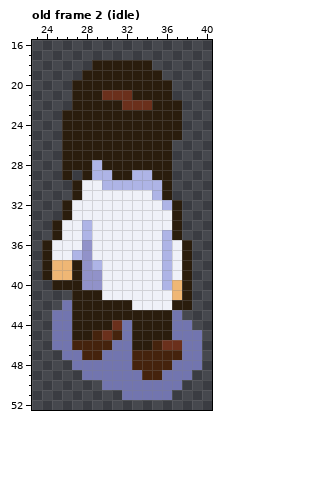
Pixel-art file: assets/ui/sprites/player.ase. This is how it looked before the edit.
64x64 pixels, 2 frames. Shown: old frame 2 (idle): x 23..40, y 16..52. The commit also changed other frames, which this record leaves out.
The same view after the edit:
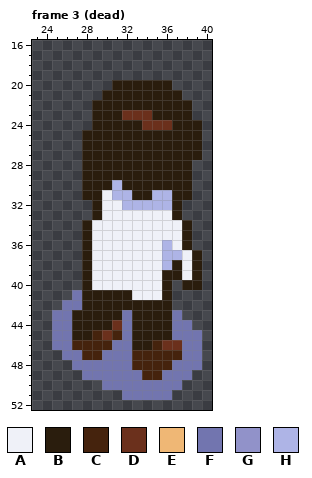
Palette (. is transparent): A #eff1f8  B #2a1d0d  C #45230d  D #6b301c  E #efb775  F #7275af  G #9192c9  H #aeb4e6
A new or re-ordered frame is compared with the old frame closest to it.
The edit:
frames 2 -> 4
Frame 3 (dead) is new; against old frame 2 (idle), layer "person":
Colour B gives way to colour A in rows 34 to 35 at x 37; in rows 37 to 39 at x 38.
Colour G gives way to colour A in rows 39 to 40 at x 29.
Colour H gives way to colour A in row 35 at x 36; in row 38 at x 29.
The edit adds colour B in row 21 at x 37; in rows 22 to 23 at x 38; in rows 24 to 25 at x 38 to 39; in rows 26 to 27 at x 37 to 39; in rows 28 to 31 at x 37 to 38; in rows 34 to 35 at x 38.
The edit adds colour B in rows 37 to 40 at x 39.
Colour A gives way to colour B in row 30 at x 28 to 29; in row 31 at x 28 to 29 and 33 to 34; in rows 32 to 33 at x 29; in rows 38 to 39 at x 37; in row 41 at x 30 to 32 and 36; in row 42 at x 33 to 36.
Colour D gives way to colour B in row 21 at x 30 to 32; in row 22 at x 32 to 34.
Colour G gives way to colour B in rows 36 to 40 at x 28.
Colour H gives way to colour B in row 28 at x 29; in row 29 at x 29 to 30 and 33 to 34; in row 30 at x 30 and 32 to 35; in rows 34 to 35 at x 28; in rows 39 to 40 at x 36.
Colour B gives way to colour D in row 23 at x 32 to 34; in row 24 at x 34 to 36.
Colour B gives way to colour F in rows 41 to 42 at x 27; in row 43 at x 32.
Colour A gives way to colour H in row 31 at x 31 to 32; in row 32 at x 32 to 35; in row 37 at x 37.
Colour B gives way to colour H in row 31 at x 36.
Colour A is removed in rows 32 to 33 at x 27 to 28; in rows 34 to 35 at x 26 to 27; in row 36 at x 25 to 27; in row 37 at x 25 to 26.
Colour B is removed in row 18 at x 29 to 34; in row 19 at x 28 to 35; in row 20 at x 27 to 30; in row 21 at x 27 to 29; in row 22 at x 27 to 28; in rows 23 to 24 at x 26 to 28.
Colour B is removed in rows 25 to 28 at x 26 to 27; in row 29 at x 26; in rows 30 to 31 at x 27; in rows 32 to 33 at x 26; in rows 34 to 35 at x 25; in rows 36 to 37 at x 24.
Colour B is removed in rows 38 to 39 at x 24 and 27; in row 40 at x 25 to 27; in row 41 at x 38; in row 42 at x 37 to 38.
Colour E is removed in rows 38 to 39 at x 25 to 26; in rows 40 to 41 at x 37.
Colour H is removed in row 37 at x 27.
Where, in picture pixels (left, top, right, bottom), the same in both pictures:
changed: (42, 60, 202, 320)
